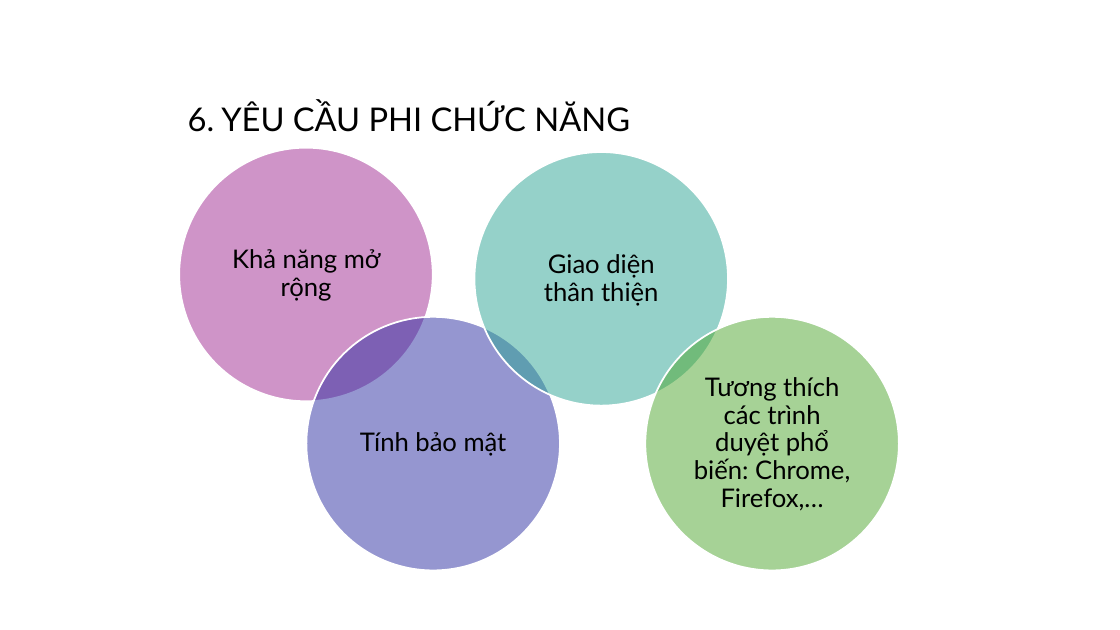
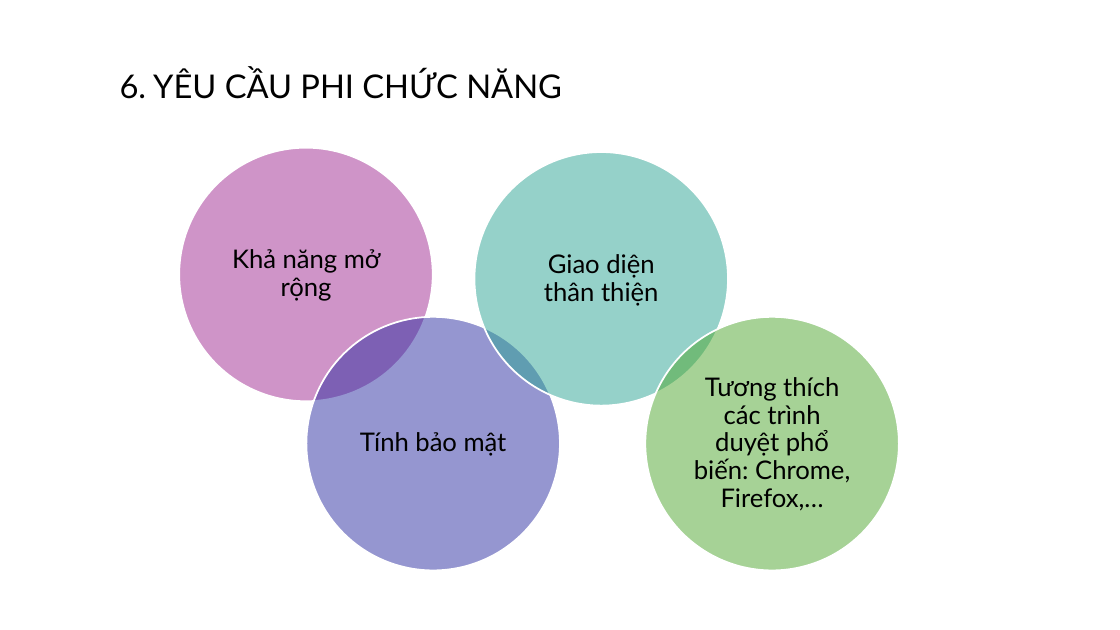
Before and after one commit to PhamDuyTan333/cn-da22ttd-phamduytan-timvieclam-php, a slide deck: slide 8 of thesis/abs/DOANCN_PhamDuyTan.pptx. Drawn at 1120x630 pixels with LibreOffice and Linux fonts; fonts in the diff are those of the drawing; background and template pictures are left out. Boxes give left, top, right and bottom in pixels: in the first picture for what was removed or moved away, otherwise in the second. Text is boxed around its words. In the diff, an @@ line names an element or a change of style, - is before the commit and + after.

```diff
--- a/thesis/abs/DOANCN_PhamDuyTan.pptx
+++ b/thesis/abs/DOANCN_PhamDuyTan.pptx
@@ title "6. YÊU CẦU PHI CHỨC ...": place and size @@
-title "6. YÊU CẦU PHI CHỨC ..." at [188, 102, 630, 132]
+title "6. YÊU CẦU PHI CHỨC ..." at [120, 69, 562, 99]
```
Also in this commit, not shown: 10 other slides changed.
